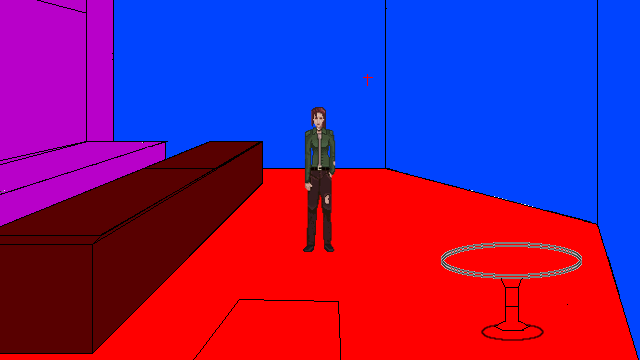
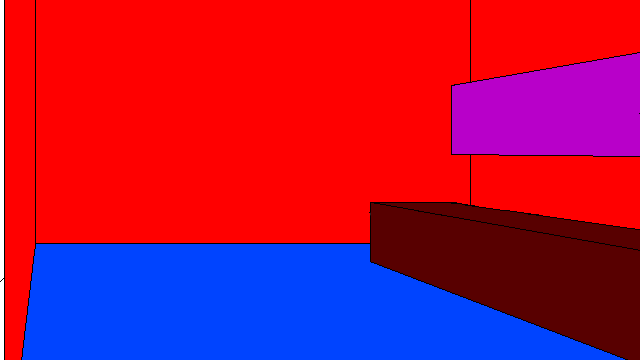
Revision of a layered 640 x 360 image; what changed, layer by layer:
painted on "Tables" over (441, 242, 582, 341)
hid "vanishing", painted on it over (34, 74, 454, 300)
painted on "Room Outline" over (0, 0, 640, 360)
